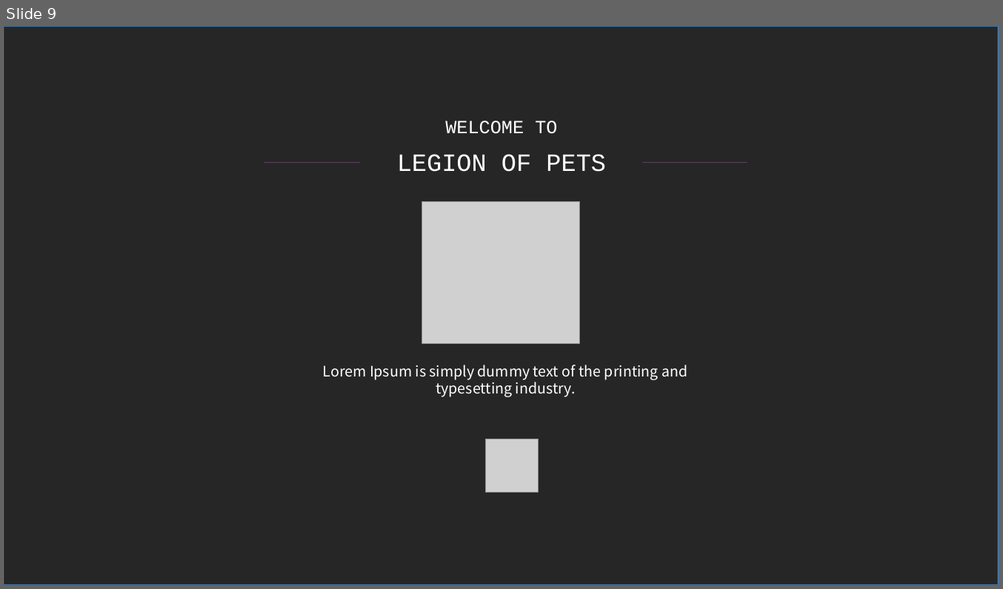
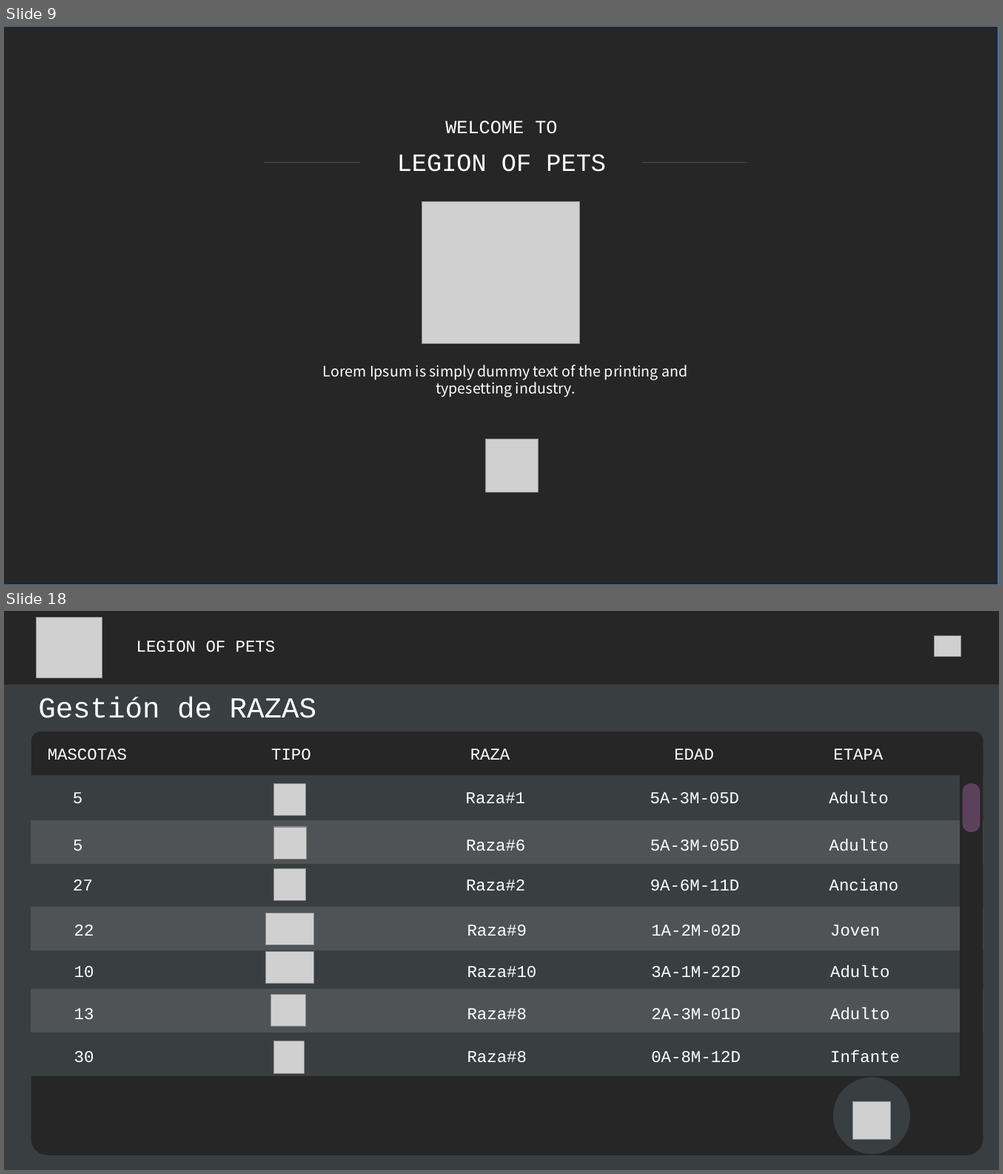
Before and after one commit to fafi-svg/App_web_vacunas, a slide deck: Documents_Desing/Diseños_veterinaria_vacunas.pptx. Shown one above the other, each under a label of ours: slide 9 before the commit, slides 9 and 18 after it; the slides between them are not shown. The pictures are 1003x589 and 1003x1174 pixels, drawn with LibreOffice and Linux fonts; fonts in the diff are those of the drawing; grey boxes stand for pictures. Boxes give left, top, right and bottom in pixels: in the first picture for what was removed or moved away, otherwise in the second. Text is boxed around its words. In the diff, an @@ line names an element or a change of style, - is before the commit and + after.

```diff
--- a/Documents_Desing/Diseños_veterinaria_vacunas.pptx
+++ b/Documents_Desing/Diseños_veterinaria_vacunas.pptx
@@ slide 18 added at (x1=4, y1=611, x2=999, y2=1170), background #FFFFFF @@
@@ rectangle added at (x1=4, y1=611, x2=999, y2=685), fill #262626 @@
@@ picture added at (x1=36, y1=617, x2=102, y2=678) @@
@@ text added at (x1=136, y1=641, x2=276, y2=652), 16 pt, text #FFFFFF @@
+LEGION OF PETS
@@ picture added at (x1=933, y1=635, x2=961, y2=657) @@
@@ rectangle added at (x1=4, y1=684, x2=999, y2=1170), fill #393E41 @@
@@ text added at (x1=38, y1=697, x2=316, y2=718), 28 pt, text #FFFFFF @@
+Gestión de RAZAS
@@ rounded rectangle added at (x1=31, y1=732, x2=984, y2=787), fill #262626 @@
@@ text added at (x1=48, y1=749, x2=882, y2=760), 16 pt, text #FFFFFF @@
+MASCOTAS TIPO RAZA EDAD ETAPA
@@ rounded rectangle added at (x1=31, y1=776, x2=983, y2=1076), fill #393E41, outline #393E41 1 pt @@
@@ rectangle added at (x1=960, y1=775, x2=983, y2=1076), fill #262626 @@
@@ rounded rectangle added at (x1=962, y1=783, x2=980, y2=832), fill #5C415D @@
@@ text added at (x1=73, y1=792, x2=888, y2=804), 16 pt, text #FFFFFF @@
+5 Raza#1 5A-3M-05D Adulto
@@ rectangle added at (x1=31, y1=820, x2=983, y2=863), fill #4F5355, outline #4F5355 1 pt @@
@@ text added at (x1=73, y1=839, x2=888, y2=851), 16 pt, text #FFFFFF @@
+5 Raza#6 5A-3M-05D Adulto
@@ text added at (x1=73, y1=879, x2=899, y2=891), 16 pt, text #FFFFFF @@
+27 Raza#2 9A-6M-11D Anciano
@@ rectangle added at (x1=31, y1=907, x2=983, y2=950), fill #4F5355, outline #4F5355 1 pt @@
@@ text added at (x1=74, y1=925, x2=879, y2=936), 16 pt, text #FFFFFF @@
+22 Raza#9 1A-2M-02D Joven
@@ text added at (x1=74, y1=965, x2=889, y2=978), 16 pt, text #FFFFFF @@
+10 Raza#10 3A-1M-22D Adulto
@@ rectangle added at (x1=31, y1=989, x2=983, y2=1032), fill #4F5355, outline #4F5355 1 pt @@
@@ text added at (x1=74, y1=1008, x2=889, y2=1020), 16 pt, text #FFFFFF @@
+13 Raza#8 2A-3M-01D Adulto
@@ text added at (x1=74, y1=1051, x2=899, y2=1062), 16 pt, text #FFFFFF @@
+30 Raza#8 0A-8M-12D Infante
@@ group added at (x1=266, y1=783, x2=314, y2=1073): 7 pictures @@
@@ rounded rectangle added at (x1=31, y1=1059, x2=983, y2=1156), fill #262626 @@
@@ ellipse added at (x1=833, y1=1077, x2=910, y2=1154), fill #393E41 @@
@@ picture added at (x1=852, y1=1102, x2=891, y2=1140) @@
```
Also in this commit, not shown: 4 slides changed, 16 other slides added, 3 slides removed.
